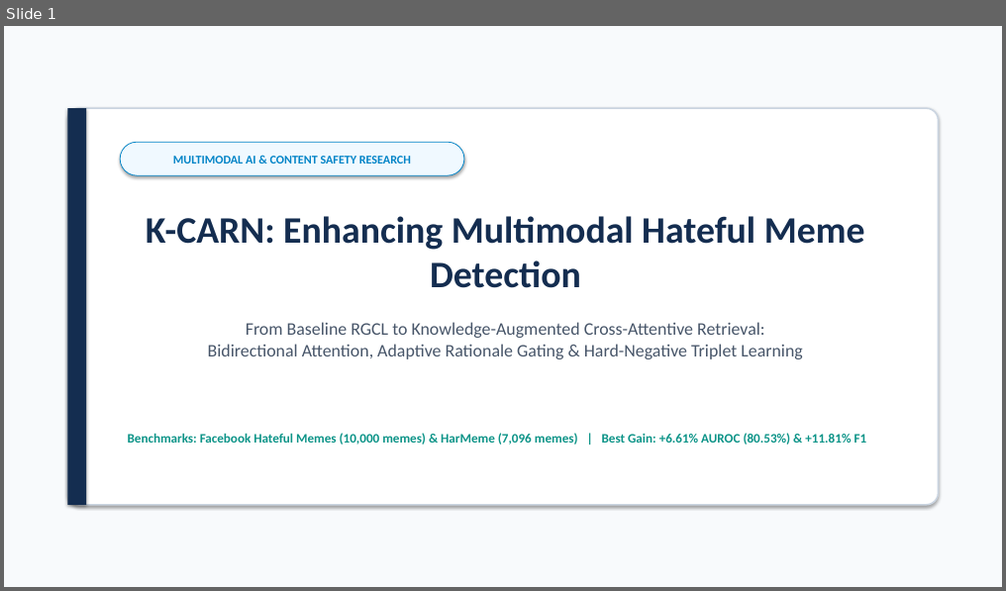
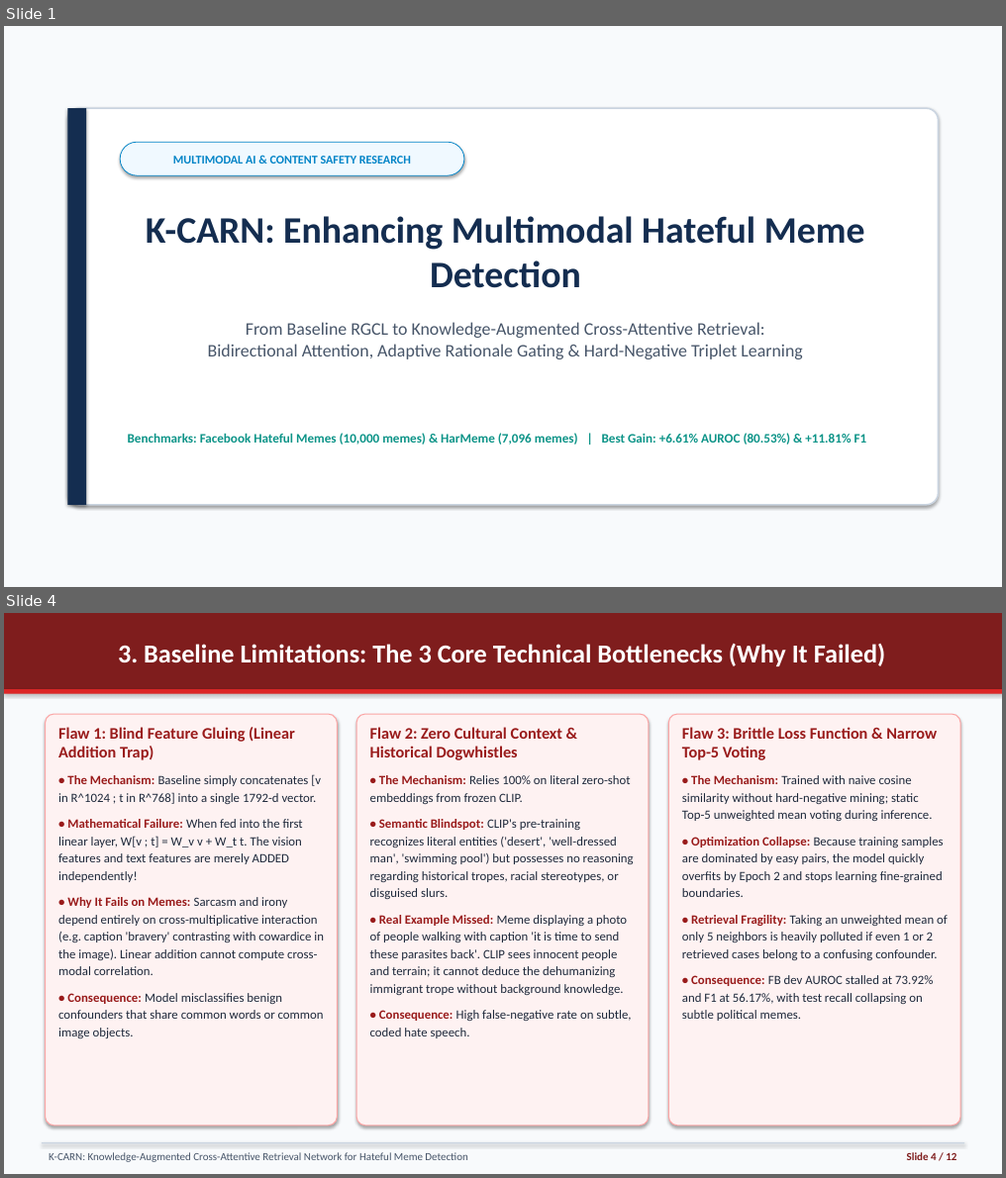
Before and after one commit to ESHANT05/rm_project, a slide deck: RGCL_Paper_Presentation.pptx. Shown one above the other, each under a label of ours: slide 1 before the commit, slides 1 and 4 after it; the slides between them are not shown. The pictures are 1006x591 and 1006x1178 pixels, drawn with LibreOffice and Linux fonts; fonts in the diff are those of the drawing. Boxes give left, top, right and bottom in pixels: in the first picture for what was removed or moved away, otherwise in the second. Text is boxed around its words. In the diff, an @@ line names an element or a change of style, - is before the commit and + after.

Commit message:
Add baseline workflow revision slides with light red theme and full OCR dashboard

```diff
--- a/RGCL_Paper_Presentation.pptx
+++ b/RGCL_Paper_Presentation.pptx
@@ slide 4 added at [4,613,1002,1174], background #F8FAFC @@
@@ rectangle added at [4,613,1002,689], fill #7F1D1D @@
@@ title added at [118,644,886,666], 25 pt, text #FFFFFF, bold @@
+3. Baseline Limitations: The 3 Core Technical Bottlenecks (Why It Failed)
@@ rectangle added at [4,689,1002,694], fill #DC2626 @@
@@ rounded rectangle added at [46,714,338,1126], fill #FEF2F2, outline #FCA5A5 1 pt @@
@@ text added at [58,727,324,1039], 12.2 pt, text #1E293B @@
+Flaw 1: Blind Feature Gluing (Linear Addition Trap)
+• The Mechanism: Baseline simply concatenates [v in R^1024 ; t in R^768] into a single 1792-d vector.
+• Mathematical Failure: When fed into the first linear layer, W[v ; t] = W_v v + W_t t. The vision features and text features are merely ADDED independently!
+• Why It Fails on Memes: Sarcasm and irony depend entirely on cross-multiplicative interaction (e.g. caption 'bravery' contrasting with cowardice in the image). Linear addition cannot compute cross-modal correlation.
+• Consequence: Model misclassifies benign confounders that share common words or common image objects.
@@ rounded rectangle added at [356,714,648,1126], fill #FEF2F2, outline #FCA5A5 1 pt @@
@@ text added at [370,727,634,1039], 12.2 pt, text #1E293B @@
+Flaw 2: Zero Cultural Context & Historical Dogwhistles
+• The Mechanism: Relies 100% on literal zero-shot embeddings from frozen CLIP.
+• Semantic Blindspot: CLIP's pre-training recognizes literal entities ('desert', 'well-dressed man', 'swimming pool') but possesses no reasoning regarding historical tropes, racial stereotypes, or disguised slurs.
+• Real Example Missed: Meme displaying a photo of people walking with caption 'it is time to send these parasites back'. CLIP sees innocent people and terrain; it cannot deduce the dehumanizing immigrant trope without background knowledge.
+• Consequence: High false-negative rate on subtle, coded hate speech.
@@ rounded rectangle added at [668,714,960,1126], fill #FEF2F2, outline #FCA5A5 1 pt @@
@@ text added at [682,727,947,1021], 12.2 pt, text #1E293B @@
+Flaw 3: Brittle Loss Function & Narrow Top-5 Voting
+• The Mechanism: Trained with naive cosine similarity without hard-negative mining; static Top-5 unweighted mean voting during inference.
+• Optimization Collapse: Because training samples are dominated by easy pairs, the model quickly overfits by Epoch 2 and stops learning fine-grained boundaries.
+• Retrieval Fragility: Taking an unweighted mean of only 5 neighbors is heavily polluted if even 1 or 2 retrieved cases belong to a confusing confounder.
+• Consequence: FB dev AUROC stalled at 73.92% and F1 at 56.17%, with test recall collapsing on subtle political memes.
@@ rectangle added at [42,1143,964,1144], fill #CBD5E1 @@
@@ text added at [49,1153,467,1162], 10.5 pt, text #475569 @@
+K-CARN: Knowledge-Augmented Cross-Attentive Retrieval Network for Hateful Meme Detection
@@ text added at [907,1153,956,1160], 10.5 pt, text #7F1D1D, bold @@
+Slide 4 / 12
```
Also in this commit, not shown: 9 slides changed, 1 other slide added, 1 slide removed, 5 other files.
